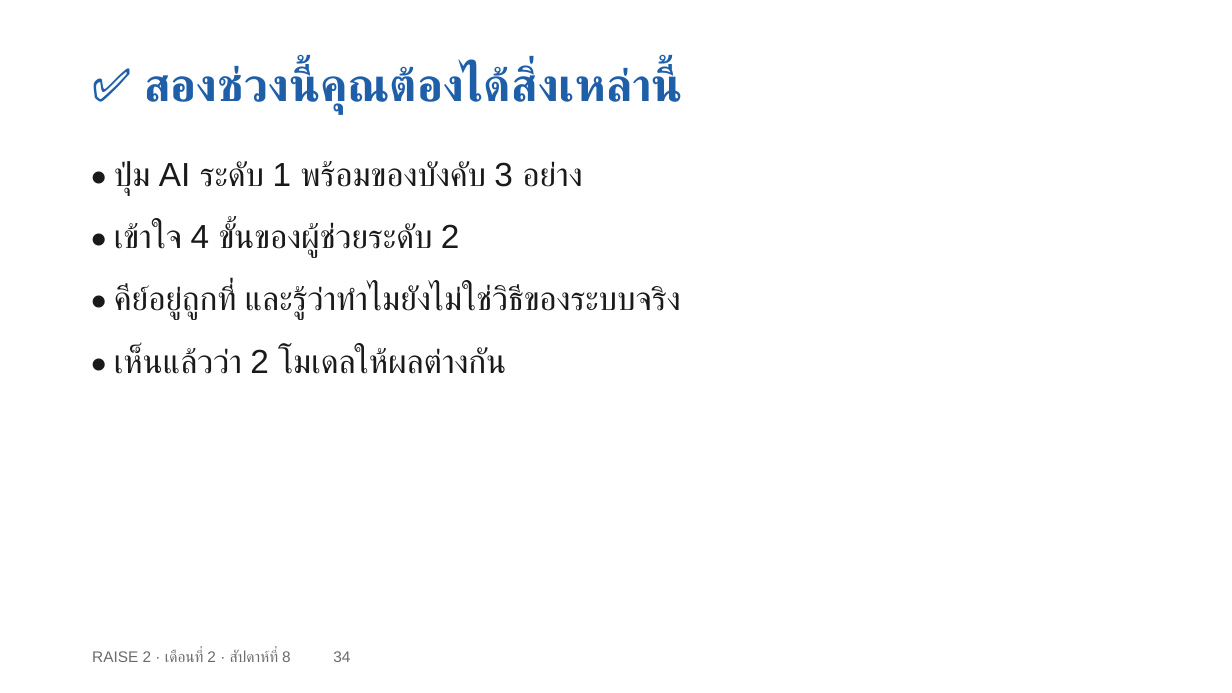
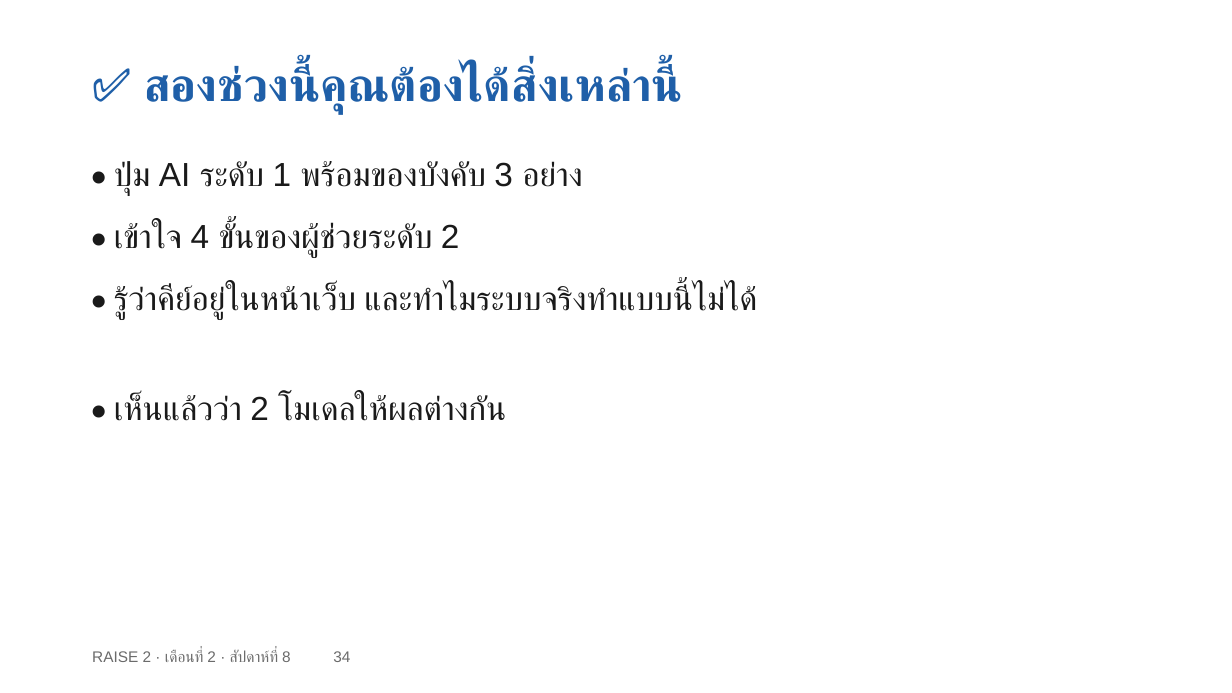
Before and after one commit to cnacha-mfu/raise2-module2, a slide deck: slide 34 of materials/week8/w8-slides.pptx. Drawn at 1232x693 pixels with LibreOffice and Linux fonts; fonts in the diff are those of the drawing. Boxes give left, top, right and bottom in pixels: in the first picture for what was removed or moved away, otherwise in the second. Text is boxed around its words. In the diff, an @@ line names an element or a change of style, - is before the commit and + after.

```diff
--- a/materials/week8/w8-slides.pptx
+++ b/materials/week8/w8-slides.pptx
@@ text at bbox=[114, 285, 757, 320]: text changed @@
-• คีย์อยู่ถูกที่ และรู้ว่าทำไมยังไม่ใช่วิธีของระบบจริง
+• รู้ว่าคีย์อยู่ในหน้าเว็บ และทำไมระบบจริงทำแบบนี้ไม่ได้
@@ text "• เห็นแล้วว่า 2 โมเดลให้ผลต่างกัน": place and size @@
-text "• เห็นแล้วว่า 2 โมเดลให้ผลต่างกัน" at bbox=[114, 347, 506, 374]
+text "• เห็นแล้วว่า 2 โมเดลให้ผลต่างกัน" at bbox=[114, 394, 506, 421]
```
Also in this commit, not shown: 3 other slides changed, 1 slide added, 1 slide removed, 9 other files.
